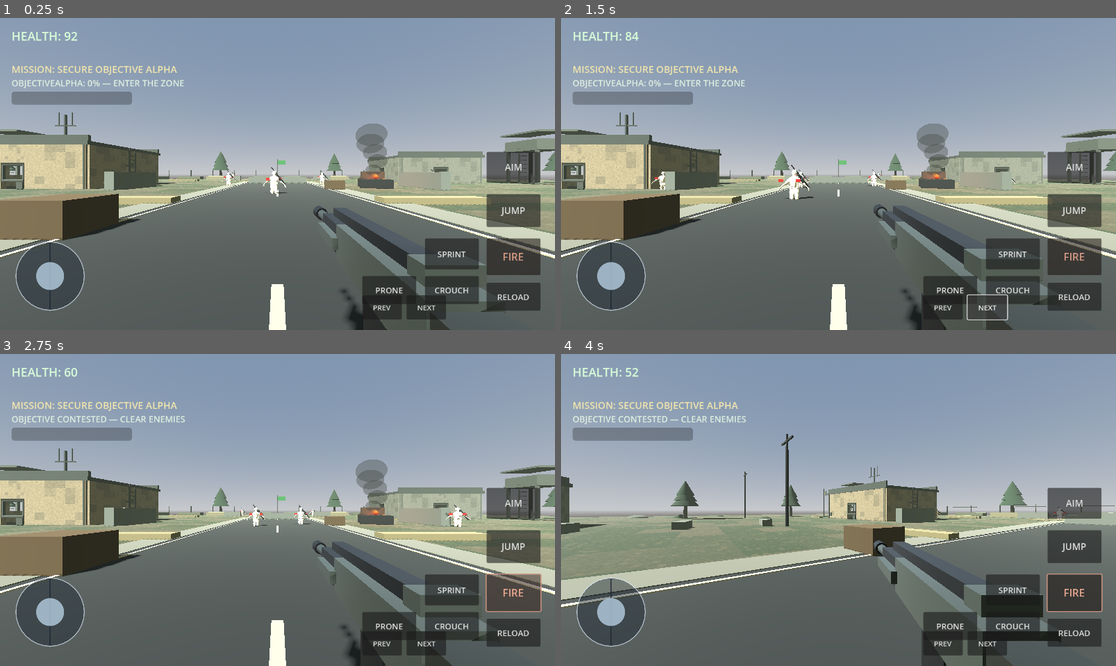
Above: before the commit, frames 1-4 (two rows, left to right).
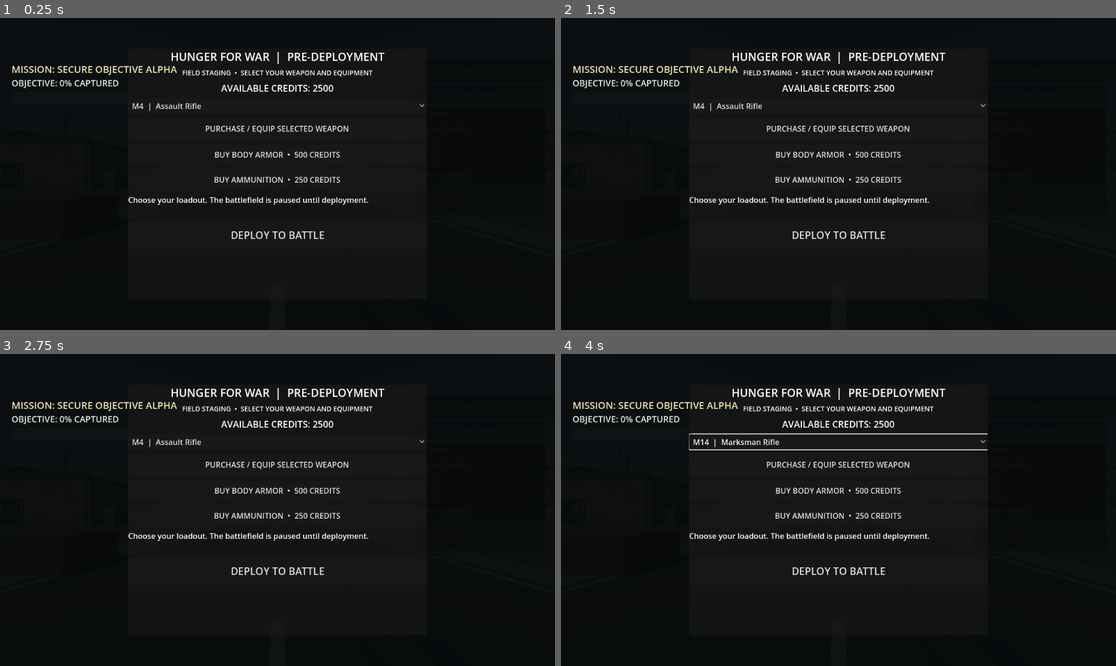
Above: after the commit, the same moments.

Repository: leefortine86-eng/Hunger-For-War
Game: Godot game, scene res://scenes/main.tscn
The game is run twice, just before and just after one commit, with the same random seed, the same clock (stepped at 60 frames per second) and the same inputs.
Inputs (mouse positions are in pixels of both pictures, inside the frame that each line leads up to):
- Up to frame 1 (0.25 s): no input
- Up to frame 2 (1.5 s): click (988, 308) at 0.5 s, where only the run before the commit has a clickable "NEXT"; click (988, 308) at 1.25 s, where only the run before the commit has a clickable "NEXT"
- Up to frame 3 (2.75 s): click (516, 594) at 2 s, where only the run before the commit has a clickable "FIRE"
- Up to frame 4 (4 s): click (838, 441) at 2.75 s, where only the run after the commit has a clickable "M4 | Assault Rifle"; click (838, 463) at 3.5 s, where only the run after the commit has a clickable "PURCHASE / EQUIP SELECTED WEA…"

The runs differ from the first frame. In frame 1, 99% of the frame differs, in the area x 0-100%, y 0-100%; in frame 2, 99%; in frame 3, 99%; in frame 4, 98%.
Error before the commit: Parse Error: Could not parse global class "PlayerCameraRig" from "res://scripts/player_camera_rig.gd". (res://scripts/player_controller.gd:13)
Error after the commit: Invalid assignment of property or key 'bone_name' with value of type 'String' on a base object of type 'Node3D'. (res://scripts/glb_soldier_animator.gd:126)

Commit message:
Fix mixed indentation in player camera rig

Diff:
--- a/scripts/player_camera_rig.gd
+++ b/scripts/player_camera_rig.gd
@@ -35,41 +35,41 @@
 		push_warning("PlayerCameraRig: weapon node not found at %s." % weapon_path)
 
 func set_stance(prone: bool, crouching: bool) -> void:
-    if prone:
-        target_height = prone_height
-    elif crouching:
-        target_height = crouching_height
-    else:
-        target_height = standing_height
+	if prone:
+		target_height = prone_height
+	elif crouching:
+		target_height = crouching_height
+	else:
+		target_height = standing_height
 
 func set_aiming(enabled: bool) -> void:
-    aiming = enabled
+	aiming = enabled
 
 func feed_look_motion(relative_motion: Vector2) -> void:
-    _look_motion += relative_motion
+	_look_motion += relative_motion
 
 func set_motion_state(horizontal_speed: float, fatigue_ratio: float) -> void:
-    _horizontal_speed = horizontal_speed
-    _fatigue = clampf(fatigue_ratio, 0.0, 1.0)
+	_horizontal_speed = horizontal_speed
+	_fatigue = clampf(fatigue_ratio, 0.0, 1.0)
 
 func _process(delta: float) -> void:
-    position.y = move_toward(position.y, target_height, stance_smoothing * delta)
-    var target_fov := aimed_fov if aiming else hip_fov
-    fov = move_toward(fov, target_fov, fov_smoothing * delta)
+	position.y = move_toward(position.y, target_height, stance_smoothing * delta)
+	var target_fov := aimed_fov if aiming else hip_fov
+	fov = move_toward(fov, target_fov, fov_smoothing * delta)
 
-    var lag_target := Vector2(-_look_motion.x, _look_motion.y) * look_inertia_strength
-    _look_lag = _look_lag.lerp(lag_target, clampf(weapon_lag_smoothing * delta, 0.0, 1.0))
-    _look_motion = _look_motion.lerp(Vector2.ZERO, clampf(18.0 * delta, 0.0, 1.0))
+	var lag_target := Vector2(-_look_motion.x, _look_motion.y) * look_inertia_strength
+	_look_lag = _look_lag.lerp(lag_target, clampf(weapon_lag_smoothing * delta, 0.0, 1.0))
+	_look_motion = _look_motion.lerp(Vector2.ZERO, clampf(18.0 * delta, 0.0, 1.0))
 
-    var fatigue_scale := 1.0 + _fatigue * fatigue_sway_multiplier
-    var sway := Vector3.ZERO
-    if aiming:
-        sway.x = sin(Time.get_ticks_msec() * 0.0017) * aim_sway_strength * fatigue_scale
-        sway.y = cos(Time.get_ticks_msec() * 0.0013) * aim_sway_strength * fatigue_scale
+	var fatigue_scale := 1.0 + _fatigue * fatigue_sway_multiplier
+	var sway := Vector3.ZERO
+	if aiming:
+		sway.x = sin(Time.get_ticks_msec() * 0.0017) * aim_sway_strength * fatigue_scale
+		sway.y = cos(Time.get_ticks_msec() * 0.0013) * aim_sway_strength * fatigue_scale
 
-    _bob_time += delta * (movement_bob_frequency + _horizontal_speed * 0.8)
-    var movement_amount := clampf(_horizontal_speed / 6.5, 0.0, 1.0)
-    var bob := Vector3(cos(_bob_time * 0.5) * movement_bob_amplitude * movement_amount, absf(sin(_bob_time)) * movement_bob_amplitude * movement_amount, 0.0)
-    if _weapon != null:
-        var target_position := _weapon_home_position + bob + sway + Vector3(_look_lag.x, _look_lag.y, 0.0)
-        _weapon.position = _weapon.position.lerp(target_position, clampf(weapon_lag_smoothing * delta, 0.0, 1.0))
+	_bob_time += delta * (movement_bob_frequency + _horizontal_speed * 0.8)
+	var movement_amount := clampf(_horizontal_speed / 6.5, 0.0, 1.0)
+	var bob := Vector3(cos(_bob_time * 0.5) * movement_bob_amplitude * movement_amount, absf(sin(_bob_time)) * movement_bob_amplitude * movement_amount, 0.0)
+	if _weapon != null:
+		var target_position := _weapon_home_position + bob + sway + Vector3(_look_lag.x, _look_lag.y, 0.0)
+		_weapon.position = _weapon.position.lerp(target_position, clampf(weapon_lag_smoothing * delta, 0.0, 1.0))
